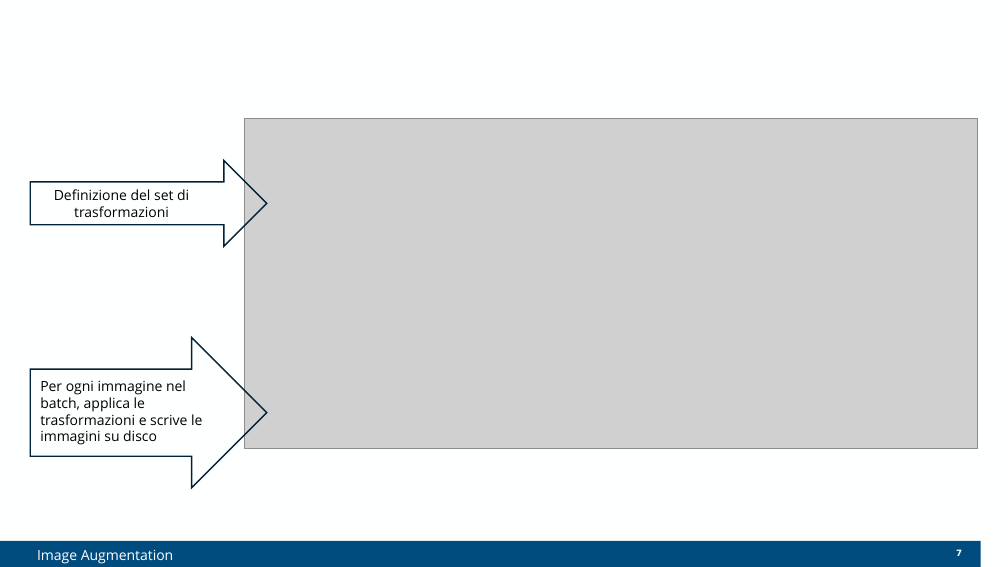
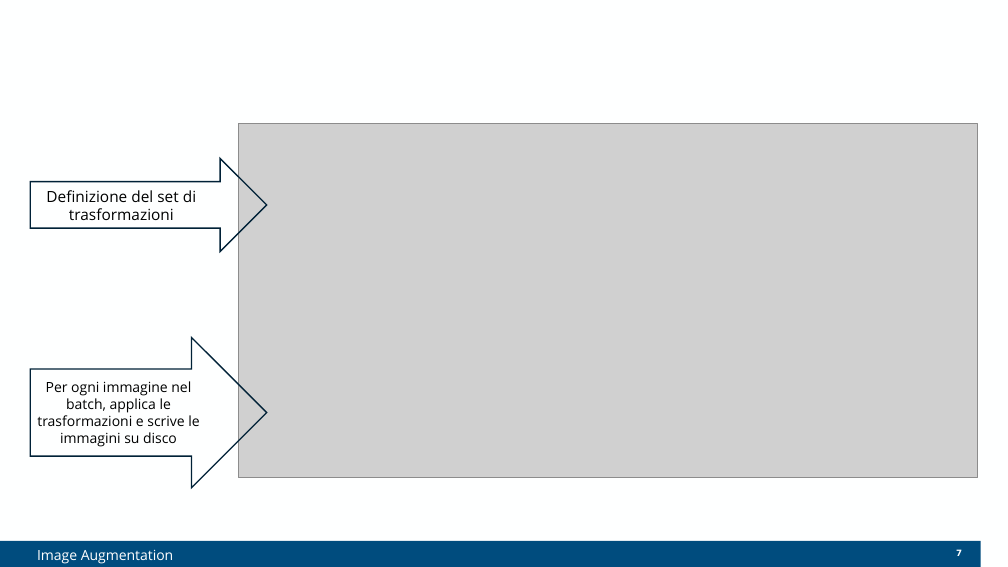
Before and after one commit to Elia-dev/ParallelProgramming, a slide deck: slide 7 of PPpresentation.pptx. Drawn at 1008x567 pixels with LibreOffice and Linux fonts; fonts in the diff are those of the drawing; grey boxes stand for pictures; background and template pictures are left out. Boxes give left, top, right and bottom in pixels: in the first picture for what was removed or moved away, otherwise in the second. Text is boxed around its words. In the diff, an @@ line names an element or a change of style, - is before the commit and + after.

```diff
--- a/PPpresentation.pptx
+++ b/PPpresentation.pptx
@@ picture resized from (x1=244, y1=118, x2=978, y2=449) to (x1=238, y1=124, x2=978, y2=479) @@
@@ right arrow resized from (x1=30, y1=160, x2=267, y2=246) to (x1=30, y1=158, x2=267, y2=251) @@
@@ right arrow at (x1=30, y1=158, x2=267, y2=251): proportions changed @@
@@ text "Definizione del set di trasformazioni" at (x1=46, y1=190, x2=196, y2=220): size 10 to 11 pt @@
@@ text "Per ogni immagine nel batch, ..." at (x1=37, y1=381, x2=199, y2=447): alignment left to centre @@
```
Also in this commit, not shown: 27 other slides changed, 1 other file.
